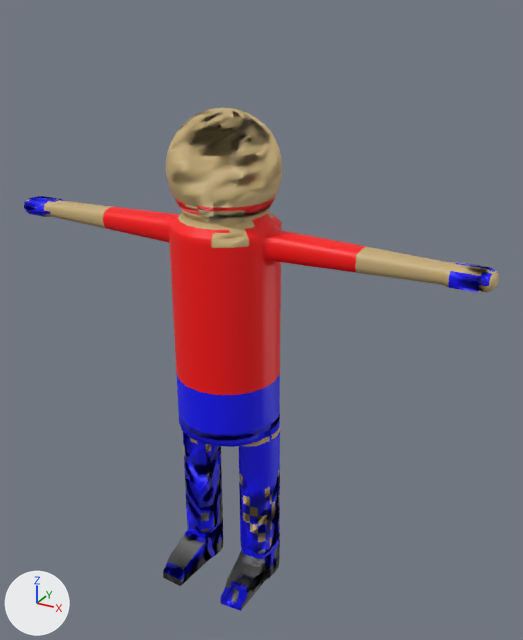
An edit to the FBX model Conspiracy/Assets/Person.fbx, drawn before and after from the same camera.
Before and after are seen from a 50 mm camera at (0.0655, -0.1059, 0.1106) aimed at (0.0055, 0.0031, 0.0561). The lights are fixed; the arrows at lower left show +X, +Y and +Z. Where no turn or scale is listed for an object, it has been applied to the vertices.

Before the edit, the objects in view are built like this:
```python
me_mesh = bpy.data.meshes.new('Mesh')
me_mesh.from_pydata(...)  # 2710 vertices, 2728 faces; spans x -0.0474..0.0474, y -0.0128..0.01, z -0.0347..0.0599
# faces by material slot: [944, 795, 765, 224]
me_mesh.materials.append(mat_pants)  # blue #0000ff
me_mesh.materials.append(mat_skin)  # brown #c8ae79
me_mesh.materials.append(mat_shirt)  # red #ff0000
me_mesh.materials.append(mat_shoes)  # dark grey #626262
ob_body = bpy.data.objects.new('Body', me_mesh)
ob_body.location = (0.0, 0.0, 0.0346)
```
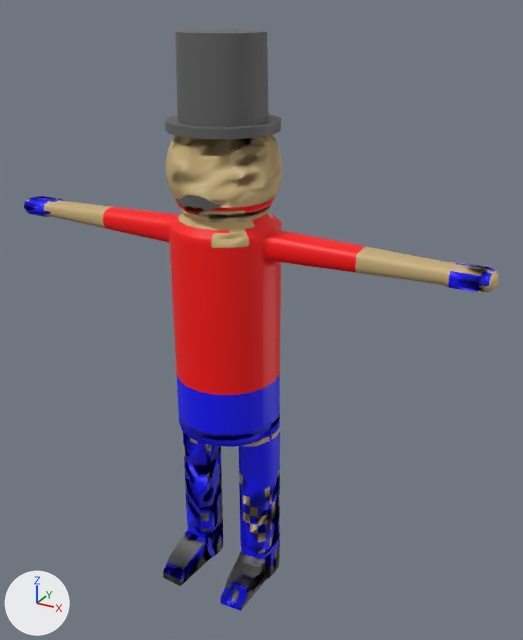
What changed in the scene script:
```text
Add mat_hat:
    mat_hat = principled_material('Hat')
    mat_hat.base_color = (0.122, 0.122, 0.122)  # dark grey #626262
Add mat_mustachetex:
    mat_mustachetex = principled_material('MustacheTex')
    mat_mustachetex.base_color = (0.11, 0.11, 0.11)  # dark grey #5d5d5d
Add me_mesh_001:
    me_mesh_001.from_pydata(...)  # 82 vertices, 100 faces; spans x -0.0097..0.0097, y -0.0097..0.0097, z -0.008..0.0076
    me_mesh_001.materials.append(mat_hat)  # dark grey #626262
Add me_mesh_002:
    me_mesh_002.from_pydata(...)  # 40 vertices, 38 faces; spans x -0.00428..0.00428, y -0.00091..0.00091, z -0.00136..0.00091
    me_mesh_002.materials.append(mat_mustachetex)  # dark grey #5d5d5d
Add ob_tophat:
    ob_tophat = bpy.data.objects.new('Tophat', me_mesh_001)
    ob_tophat.location = (0.0, 0.0, 0.099)
Add ob_mustache:
    ob_mustache = bpy.data.objects.new('Mustache', me_mesh_002)
    ob_mustache.location = (0.0, -0.0089, 0.081)
```

Changed parts and their boxes [x1, y1, x2, y2] in the pictures (523 x 640 px):
'Tophat', added: after [165, 29, 281, 139]
'Mustache', added: after [176, 195, 221, 210]
